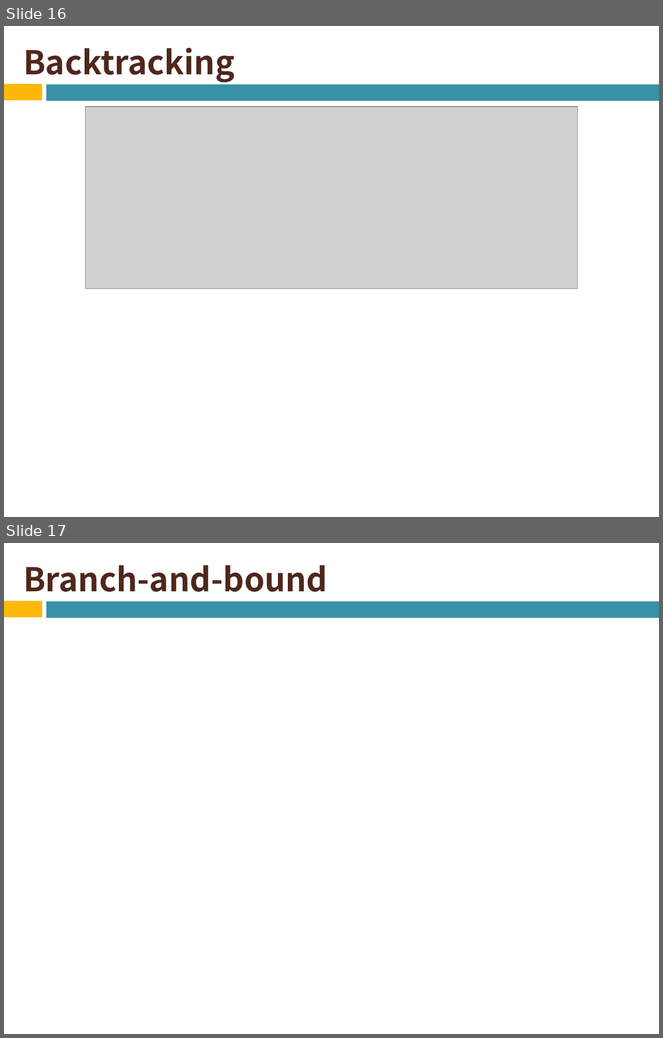
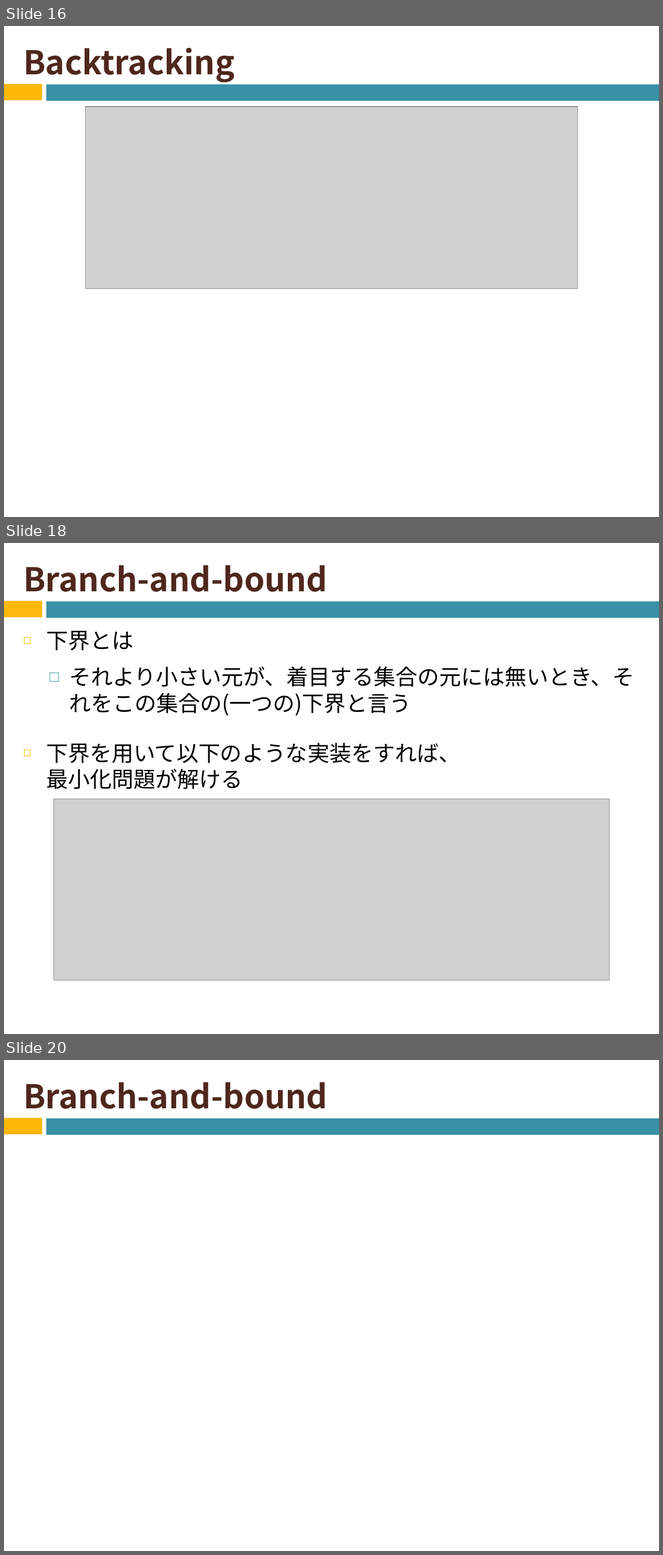
Before and after one commit to naruse-takamasa/seminar, a slide deck: CopingNPCompleteness.pptx. Shown one above the other, each under a label of ours: slides 16 and 17 before the commit, slides 16, 18 and 20 after it; the slides between them are not shown. The pictures are 663x1038 and 663x1555 pixels, drawn with LibreOffice and Linux fonts; fonts in the diff are those of the drawing; grey boxes stand for pictures. Boxes give left, top, right and bottom in pixels: in the first picture for what was removed or moved away, otherwise in the second. Text is boxed around its words. In the diff, an @@ line names an element or a change of style, - is before the commit and + after.

Commit message:
Branch-and-boundの節のスライドの追加

```diff
--- a/CopingNPCompleteness.pptx
+++ b/CopingNPCompleteness.pptx
@@ slide 18 added at [4,543,659,1034], background #FFFFFF; not listed: 2 template elements that a slide beside it also shows @@
@@ title added at [23,565,327,592], 36 pt, text #4F271C, bold @@
+Branch-and-bound
@@ text added at [46,631,634,789], 24 pt, text #000000 @@
+◻ 下界とは
+  □ それより小さい元が、着目する集合の元には無いとき、それをこの集合の(一つの)下界と言う
+◻ 下界を用いて以下のような実装をすれば、
+  最小化問題が解ける
@@ picture added at [54,799,609,981] @@
@@ what was slide 17 is now slide 20 @@
```
Also in this commit, not shown: 7 other slides added, 3 other files.
